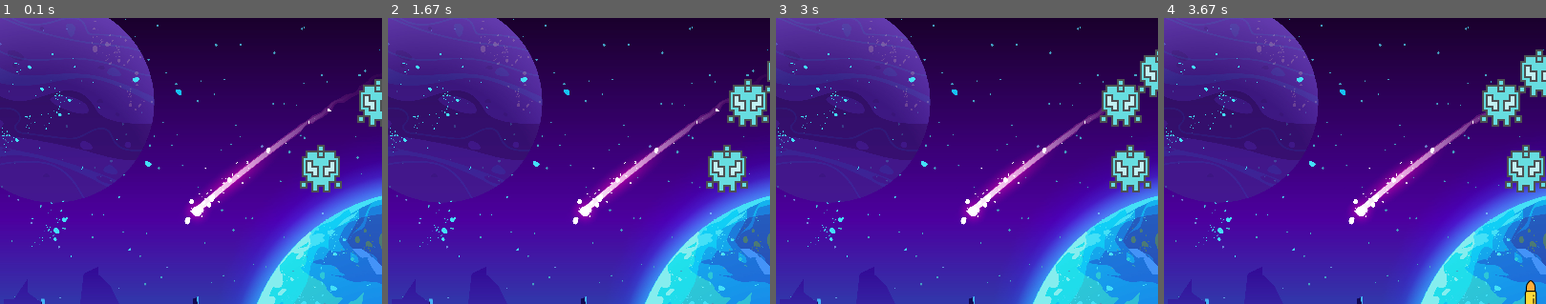
Above: before the commit, frames 1-4 (left to right).
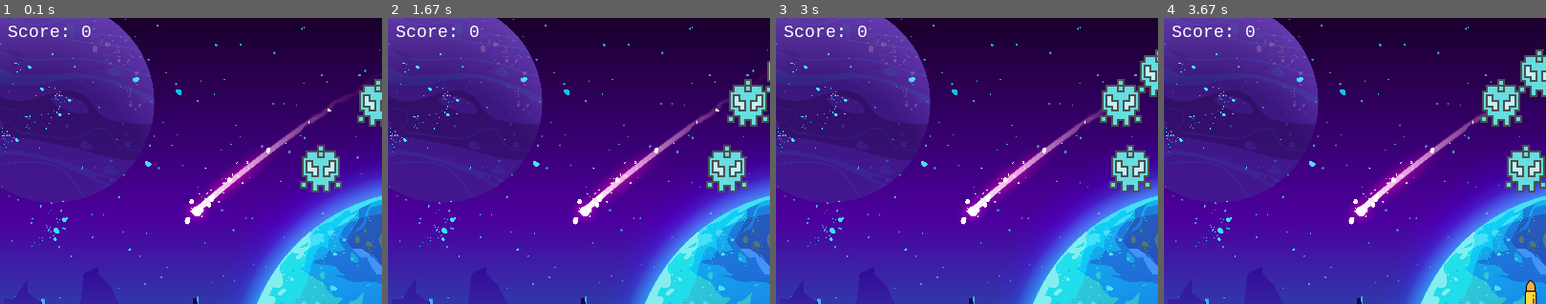
Above: after the commit, the same moments.

Repository: Parkar99/pygame_spaceinvaders
Game: pygame game, started from app.py
Same seed, same stepped clock (60 frames per second), same inputs: the game is played once before the commit and once after it.
Inputs:
- Up to frame 1 (0.1 s): no input
- Up to frame 2 (1.67 s): tap Space at 0.33, 0.73, 1.03, 1.23, 1.53 s; hold D 0.67-1.13 s; tap  at 0.82, 1.32 s; hold D 1.17-1.63 s
- Up to frame 3 (3 s): hold A 1.67-2.2 s; tap Space at 1.73, 2.03, 2.3, 2.6, 2.73 s; hold A 2.23-2.63 s; tap  at 2.38, 2.82 s; hold D from 2.67 s (still down)
- Up to frame 4 (3.67 s): tap Space at 3.03, 3.4 s; release D at 3.3 s; hold A from 3.33 s (still down)
The pictures show only the part of the screen within x 0-50%, y 1-51%; the shares and areas given below are measured in that part.

The runs differ from the first frame. In frame 1, 0.3% of the frame differs, in the area x 2-24%, y 2-7%; in frame 2, 0.3%; in frame 3, 0.3%; in frame 4, 0.3%.

Commit message:
Added score and game over logic

Diff:
--- a/app.py
+++ b/app.py
@@ -83,6 +83,12 @@
 bullet_state = BulletState.READY
 
 score = 0
+
+# Font for displaying score
+game_font = font.SysFont('monospace', 18)
+game_over_font = font.SysFont('monospace', 28)
+
+is_game_over = False
 
 
 def reset_enemy(index):
@@ -183,6 +189,17 @@
             reset_bullet()
 
 
+def game_over():
+    global enemies, player_y
+
+    for enemy in enemies:
+        if enemy.y > player_y - 60:
+            # print('Game Over')
+            return True
+
+    return False
+
+
 # Game Loop
 while not DONE:
     events = event.get()
@@ -192,6 +209,14 @@
 
     screen.fill((0, 0, 0))
     screen.blit(screen_img, (-int((screen_img.get_width() - screen_x) / 2), -1))
+
+    if is_game_over:
+        label = game_over_font.render(f'Game Over! Final Score: {score}', 1, (255, 255, 255))
+        screen.blit(label, (screen_x // 4, screen_y // 4))
+        display.update()
+        continue
+
+    is_game_over = game_over()
 
     # Bullet Logic
     check_for_shoot_and_update_bullet(events)
@@ -214,20 +239,13 @@
             score += 1
             reset_enemy(index)
             print(score)
-            if score % 10 == 0:
-                enemies.append(
-                    Enemy(
-                        enemy_img,
-                        random.randint(0, screen_x - 64),
-                        random.randint(0, 150),
-                        enemy_x_speed,
-                        enemy_y_speed,
-                        random.randint(0, 1),
-                    )
-                )
-
+            if score % 1 == 0:
                 for e in enemies:
                     e.x_speed += 0.1
                     e.y_speed += 0.2
 
+    label = game_font.render(f'Score: {score}', 1, (255, 255, 255))
+
+    screen.blit(label, (10, 10))
+
     display.update()
